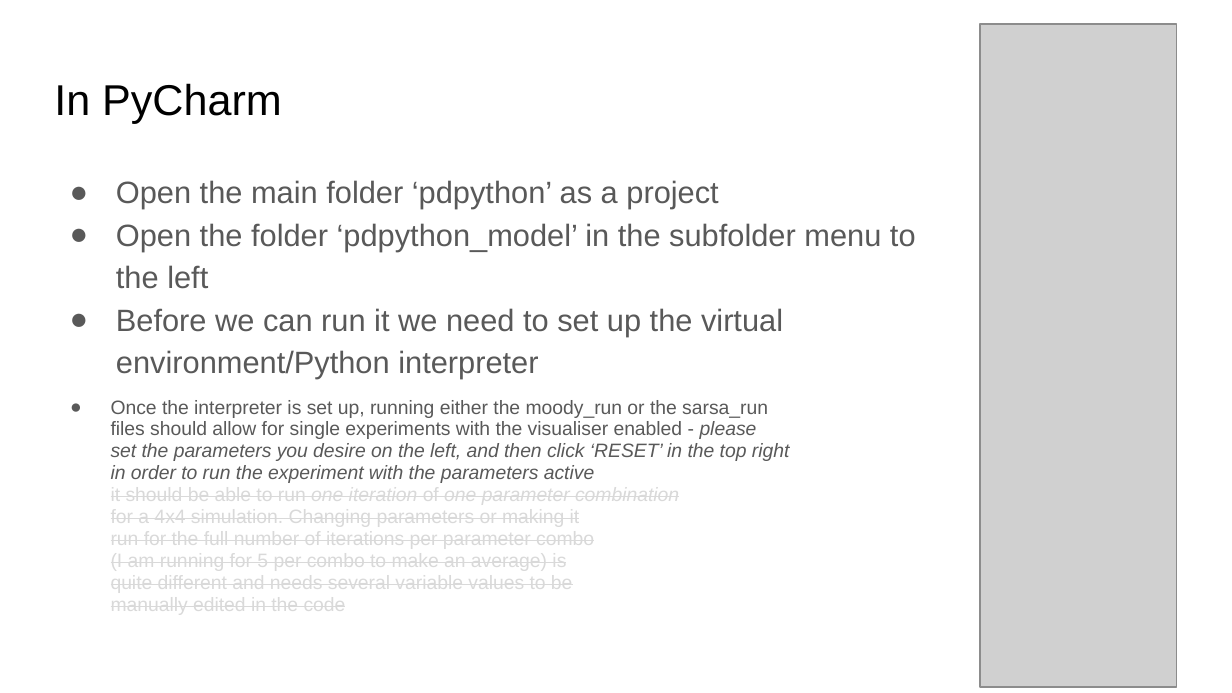
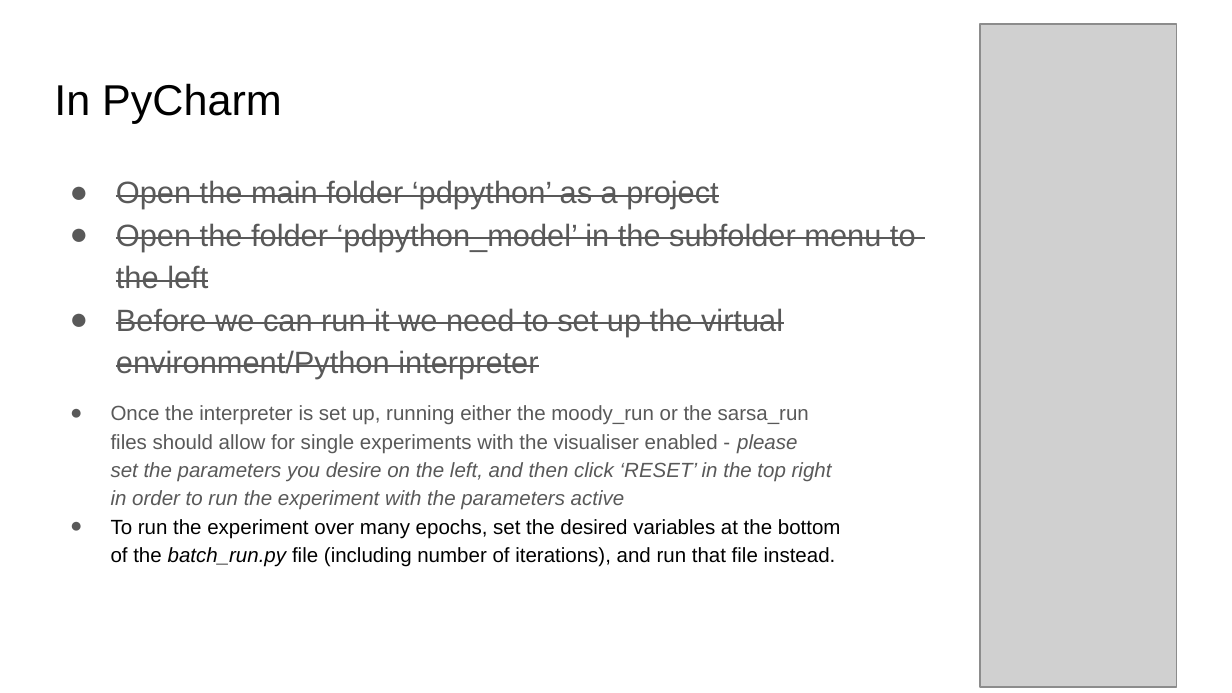
Before and after one commit to seifely/pdpython, a slide deck: slide 10 of pdpython_model/Setup and Run Instructions.pptx. Drawn at 1232x693 pixels with LibreOffice and Linux fonts; fonts in the diff are those of the drawing; grey boxes stand for pictures. Boxes give left, top, right and bottom in pixels: in the first picture for what was removed or moved away, otherwise in the second. Text is boxed around its words. In the diff, an @@ line names an element or a change of style, - is before the commit and + after.

```diff
--- a/pdpython_model/Setup and Run Instructions.pptx
+++ b/pdpython_model/Setup and Run Instructions.pptx
@@ text "Open the main folder ‘pdpython’ ..." at box(116, 180, 916, 379): strikethrough on @@
@@ text at box(111, 405, 841, 567): text changed; size 11.2 to 12 pt; text colour #D9D9D9 to #595959 @@
-● Once the interpreter is set up, running either the moody_run or the sarsa_run
-  files should allow for single experiments with the visualiser enabled - please
-  set the parameters you desire on the left, and then click ‘RESET’ in the top right
-  in order to run the experiment with the parameters active
-  it should be able to run one iteration of one parameter combination
-  for a 4x4 simulation. Changing parameters or making it
-  run for the full number of iterations per parameter combo
-  (I am running for 5 per combo to make an average) is
-  quite different and needs several variable values to be
-  manually edited in the code
+● Once the interpreter is set up, running either the moody_run or the sarsa_run
+  files should allow for single experiments with the visualiser enabled - please
+  set the parameters you desire on the left, and then click ‘RESET’ in the top right
+  in order to run the experiment with the parameters active
+● To run the experiment over many epochs, set the desired variables at the bottom
+  of the batch_run.py file (including number of iterations), and run that file instead.
```
Also in this commit, not shown: 3 other slides changed, 7 other files.
